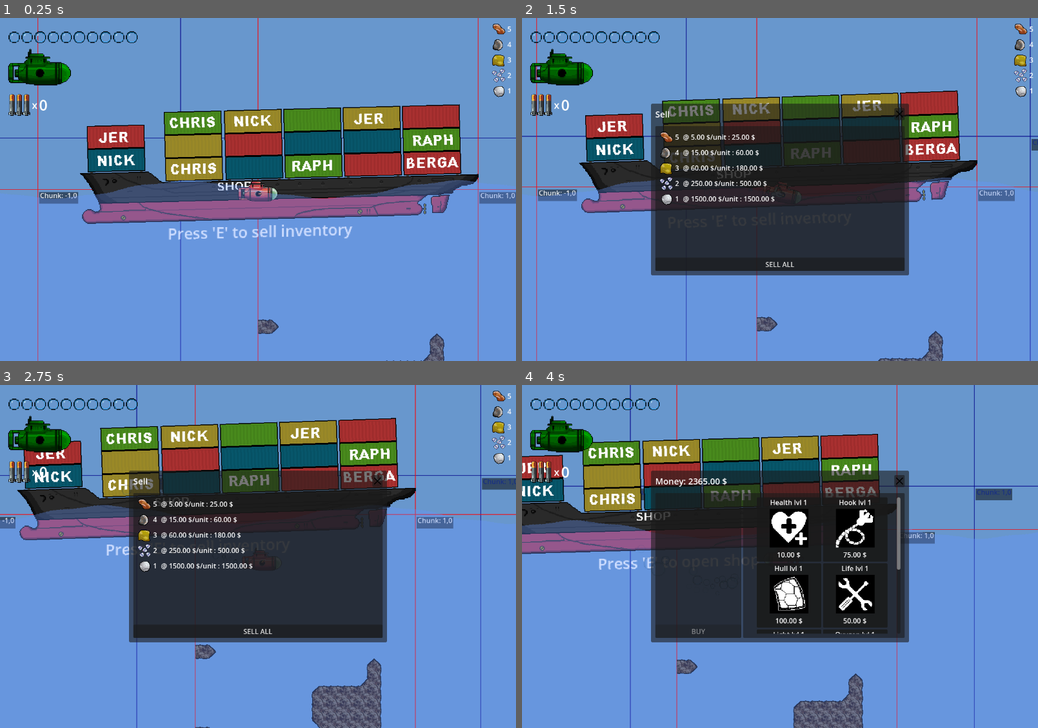
Above: before the commit, frames 1-4 (two rows, left to right).
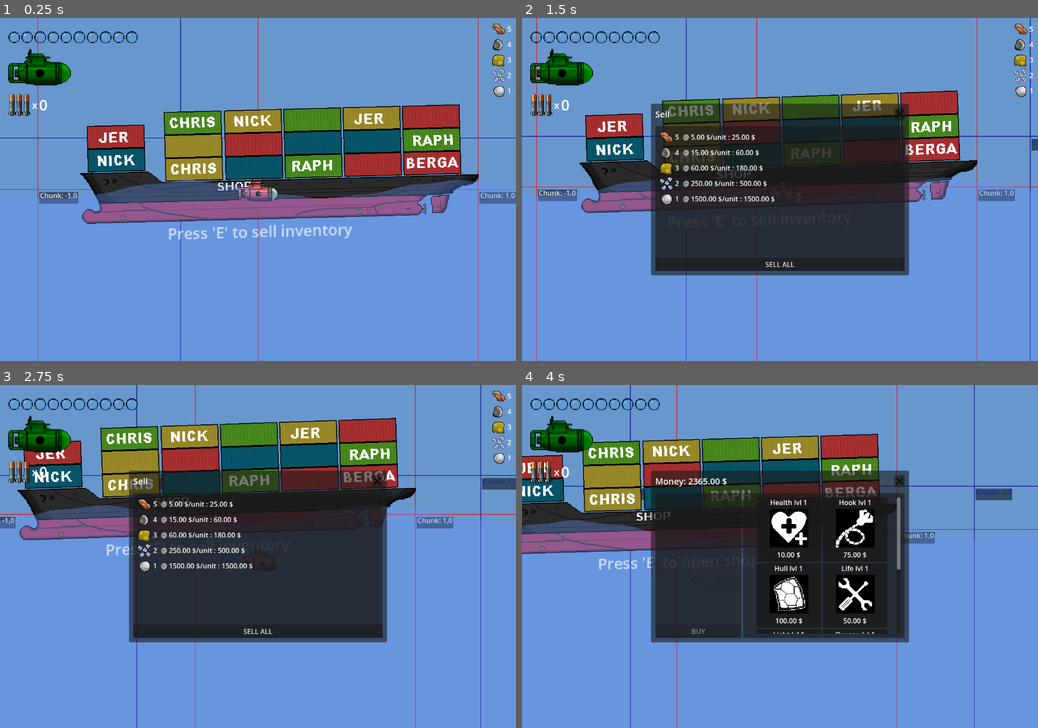
Above: after the commit, the same moments.

Repository: misterbamboo/ld57
Game: Godot game, scene res://MainGame.tscn
Same seed, same stepped clock (60 frames per second), same inputs: the game is played once before the commit and once after it.
Inputs (mouse positions are in pixels of both pictures, inside the frame that each line leads up to):
- Up to frame 1 (0.25 s): no input
- Up to frame 2 (1.5 s): tap E at 0.5, 1.25 s; move the mouse to (893, 172) at 0.52 s; hold Right (sub_right) 0.53-1.28 s; click (893, 172) at 0.6 s; move the mouse to (676, 206) at 1.27 s; hold Down (sub_down) from 1.28 s (still down); tap R at 1.35 s
- Up to frame 3 (2.75 s): tap E at 2, 2.1 s; move the mouse to (309, 481) at 2.02 s; release Down (sub_down) at 2.03 s; hold Right (sub_right) from 2.03 s (still down)
- Up to frame 4 (4 s): tap E at 2.75, 3.5 s; move the mouse to (754, 625) at 2.77 s; release Right (sub_right) at 2.78 s; hold Up (sub_up) 2.78-3.53 s; click (754, 625) at 2.85 s; move the mouse to (934, 607) at 3.52 s; hold Left (sub_left) from 3.53 s (still down); tap R at 3.6 s

The runs differ from the first frame. In frame 1, 0.4% of the frame differs, in the area x 50-87%, y 87-100%; in frame 2, 0.5%; in frame 3, 2.0%, in the area x 37-74%, y 75-100%; in frame 4, 1.4%.

Commit message:
feat: Merge NEW noise generator

Diff:
--- a/src/godotproject/Map/NoiseGen/NoiseGen.gd
+++ b/src/godotproject/Map/NoiseGen/NoiseGen.gd
@@ -87,6 +87,19 @@
 	for noiseGenLayer in _noiseGenLayers:
 		_noises.append(noiseGenLayer.toNoise())
 
+func get_noise_terrain_value(x: float, y: float) -> float:
+	var noise := _noises[0] ## first layer is always terrain
+	var value = noise.get_noise_2d(x, y)
+	value = (value + 1.0) / 2.0 # between -1 and 1 (clamp it in 0-1 range)
+	var layer := _noiseGenLayers[0]
+	var curve := _get_curve_from_layer_index(0)
+	var curveVal = curve.sample(y)
+	value = curveVal * value
+	value = clamp(value, 0.0, 1.0)
+	if layer.BreakPointActive:
+		value = 0 if value < layer.BreakPoint else 1
+	return value
+
 func get_noise_color(x: float, y: float) -> Color:
 	var best_color: Color = Color(0, 0, 0)
 	var color_in_first_layer: bool = false
--- a/src/godotproject/Map/NoiseGen/NoiseGenLayer.gd
+++ b/src/godotproject/Map/NoiseGen/NoiseGenLayer.gd
@@ -38,7 +38,7 @@
 @export var BreakPoint: float
 
 func _init() -> void:
-	pass
+	randomize()
 
 func _save_to_disk():
 	ResourceSaver.save(self, "res://Map/NoiseGen/Layers/" + Name + ".tres")
@@ -46,7 +46,8 @@
 func toNoise() -> FastNoiseLite:
 	var noise := FastNoiseLite.new()
 	noise.noise_type = FastNoiseLite.TYPE_PERLIN
-	noise.seed = Seed
+	noise.seed = Seed # defined seed
+	noise.seed = int(randf() * 100000)
 	noise.frequency = Frequency
 	noise.fractal_octaves = FractalOctaves
 	noise.fractal_lacunarity = FractalLacunarity
--- a/src/godotproject/Map/map_generator.gd
+++ b/src/godotproject/Map/map_generator.gd
@@ -222,21 +222,7 @@
 		push_warning("MapGenerator found multiple renderer nodes. Only the first one will be used.")
 
 func _setup_default_noise_params():
-	# First layer - main terrain structure
-	var seed_1 = randf() * 100000
-	noise_generator.set_noise_params(0, 1.00, 6.50, seed_1, 0.18, 7.40, 0.87, 0.58)
-
-	# Second layer - detail and variation
-	var seed_2 = randf() * 100000
-	noise_generator.set_noise_params(1, 0.50, 37.5, seed_2, 0.11, 7.00, 0.65, 0.01)
-
-	# Third layer - subtle noise
-	var seed_3 = randf() * 100000
-	noise_generator.set_noise_params(2, 1.00, 0.00, seed_3, 0.12, 0.00, 0.00, 0.00)
-
-	# Fourth and fifth layers (unused by default)
-	noise_generator.set_noise_params(3, 0.00, 0.00, 0.00, 0.00, 0.00, 0.00, 0.00)
-	noise_generator.set_noise_params(4, 0.00, 0.00, 0.00, 0.00, 0.00, 0.00, 0.00)
+	pass
 
 func _input(event):
 	if Engine.is_editor_hint():
--- a/src/godotproject/Map/map_renderer.gd
+++ b/src/godotproject/Map/map_renderer.gd
@@ -2,4 +2,4 @@
 
 # Function signature for 2D map generation
 func render_map(_square_generator: MarchingSquaresGenerator, _x_from: int, _x_to: int, _y_from: int, _y_to: int):
-    pass # Abstract method
+	pass # Abstract method
--- a/src/godotproject/Map/marching_squares_generator.gd
+++ b/src/godotproject/Map/marching_squares_generator.gd
@@ -4,54 +4,54 @@
 var threshold: float = 0.1
 
 func _init(noise_gen: NoiseGenerator, threshold_value: float = 0.1):
-    noise_generator = noise_gen
-    threshold = threshold_value
+	noise_generator = noise_gen
+	threshold = threshold_value
 
 func get_square_value(x: int, y: int) -> int:
-    var val = 0
-    if get_square_filled(x + 0, y + 0): val |= 1  # top-left
-    if get_square_filled(x + 1, y + 0): val |= 2  # top-right
-    if get_square_filled(x + 1, y + 1): val |= 4  # bottom-right
-    if get_square_filled(x + 0, y + 1): val |= 8  # bottom-left
-    return val
+	var val = 0
+	if get_square_filled(x + 0, y + 0): val |= 1  # top-left
+	if get_square_filled(x + 1, y + 0): val |= 2  # top-right
+	if get_square_filled(x + 1, y + 1): val |= 4  # bottom-right
+	if get_square_filled(x + 0, y + 1): val |= 8  # bottom-left
+	return val
 
 func get_square_filled(x: float, y: float) -> bool:
-    var value = noise_generator.get_noise_value_at(x, y)
-    return true if value >= threshold else false
+	var value = noise_generator.get_noise_value_at(x, y)
+	return true if value >= threshold else false
 
 func generate_polygon_points(x: int, y: int, cell_size: int) -> Array:
-    var square_type = get_square_value(x, y)
-    if square_type == 0:
-        return []
+	var square_type = get_square_value(x, y)
+	if square_type == 0:
+		return []
 
-    var pos = Vector2(x, y) * cell_size
+	var pos = Vector2(x, y) * cell_size
 
-    var top_left     = pos
-    var top_right    = pos + Vector2(cell_size, 0)
-    var bottom_right = pos + Vector2(cell_size, cell_size)
-    var bottom_left  = pos + Vector2(0, cell_size)
+	var top_left     = pos
+	var top_right    = pos + Vector2(cell_size, 0)
+	var bottom_right = pos + Vector2(cell_size, cell_size)
+	var bottom_left  = pos + Vector2(0, cell_size)
 
-    var center_top    = pos + Vector2(cell_size * 0.5, 0)
-    var center_right  = pos + Vector2(cell_size, cell_size * 0.5)
-    var center_bottom = pos + Vector2(cell_size * 0.5, cell_size)
-    var center_left   = pos + Vector2(0, cell_size * 0.5)
+	var center_top    = pos + Vector2(cell_size * 0.5, 0)
+	var center_right  = pos + Vector2(cell_size, cell_size * 0.5)
+	var center_bottom = pos + Vector2(cell_size * 0.5, cell_size)
+	var center_left   = pos + Vector2(0, cell_size * 0.5)
 
-    match square_type:
-        0: return []
-        1: return [top_left, center_top, center_left]
-        2: return [center_top, top_right, center_right]
-        3: return [top_left, top_right, center_right, center_left]
-        4: return [center_right, bottom_right, center_bottom]
-        5: return [top_left, center_top, center_right, bottom_right, center_bottom, center_left]
-        6: return [center_top, top_right, bottom_right, center_bottom]
-        7: return [top_left, top_right, bottom_right, center_bottom, center_left]
-        8: return [center_left, center_bottom, bottom_left]
-        9: return [top_left, center_top, center_bottom, bottom_left]
-        10: return [center_top, top_right, center_right, center_bottom, bottom_left, center_left]
-        11: return [top_left, top_right, center_right, center_bottom, bottom_left]
-        12: return [center_left, center_right, bottom_right, bottom_left]
-        13: return [top_left, center_top, center_right, bottom_right, bottom_left]
-        14: return [center_top, top_right, bottom_right, bottom_left, center_left]
-        15: return [top_left, top_right, bottom_right, bottom_left]
+	match square_type:
+		0: return []
+		1: return [top_left, center_top, center_left]
+		2: return [center_top, top_right, center_right]
+		3: return [top_left, top_right, center_right, center_left]
+		4: return [center_right, bottom_right, center_bottom]
+		5: return [top_left, center_top, center_right, bottom_right, center_bottom, center_left]
+		6: return [center_top, top_right, bottom_right, center_bottom]
+		7: return [top_left, top_right, bottom_right, center_bottom, center_left]
+		8: return [center_left, center_bottom, bottom_left]
+		9: return [top_left, center_top, center_bottom, bottom_left]
+		10: return [center_top, top_right, center_right, center_bottom, bottom_left, center_left]
+		11: return [top_left, top_right, center_right, center_bottom, bottom_left]
+		12: return [center_left, center_right, bottom_right, bottom_left]
+		13: return [top_left, center_top, center_right, bottom_right, bottom_left]
+		14: return [center_top, top_right, bottom_right, bottom_left, center_left]
+		15: return [top_left, top_right, bottom_right, bottom_left]
 
-    return []
+	return []
--- a/src/godotproject/Map/noise_generator.gd
+++ b/src/godotproject/Map/noise_generator.gd
@@ -1,71 +1,12 @@
 class_name NoiseGenerator
 
-var _noiseLayers: Array[FastNoiseLite] = []
-var noise_weight: Array[float] = []
-var noise_y_gradient: Array[float] = []
-var noise_seed: Array[float] = []
-var noise_frequency: Array[float] = []
-var noise_fractal_octaves: Array[float] = []
-var noise_fractal_lacunarity: Array[float] = []
-var noise_fractal_gain: Array[float] = []
-
 func _init(layer_count: int = 5):
-	for i in range(layer_count):
-		_noiseLayers.append(FastNoiseLite.new())
-		noise_weight.append(0.0)
-		noise_y_gradient.append(0.0)
-		noise_seed.append(0.0)
-		noise_frequency.append(0.0)
-		noise_fractal_octaves.append(0.0)
-		noise_fractal_lacunarity.append(0.0)
-		noise_fractal_gain.append(0.0)
-
-func set_noise_params(layer_index: int, weight: float, y_gradient: float,
-					 seed_value: float, frequency: float,
-					 fractal_octaves: float, fractal_lacunarity: float,
-					 fractal_gain: float):
-	# Set noise parameters for a specific layer
-	noise_weight[layer_index] = weight
-	noise_y_gradient[layer_index] = y_gradient
-	noise_seed[layer_index] = seed_value
-	noise_frequency[layer_index] = frequency
-	noise_fractal_octaves[layer_index] = fractal_octaves
-	noise_fractal_lacunarity[layer_index] = fractal_lacunarity
-	noise_fractal_gain[layer_index] = fractal_gain
+	NoiseGenService.loadAll()
+	pass
 
 func get_noise_value_at(x: float, y: float) -> float:
 	if ExplosionMap.hasExploded(Vector2i(x, y)):
 		return 0
 
-	# Get blended noise value for coordinates
-	var blended_value: float = 0
-	for i in range(_noiseLayers.size()):
-		var val = _get_noise_value_at_layer(i, x, y)
-		var weight = noise_weight[i]
-		var weighted_value = val * weight
-		if blended_value == 0:
-			blended_value = weighted_value
-		elif weighted_value > 0:
-			blended_value *= weighted_value
-	return blended_value
-
-func _get_noise_value_at_layer(layer_index: int, x: float, y: float) -> float:
-	# Implementation from original code
-	var noise = _get_noise(layer_index)
-	var raw_value = noise.get_noise_2d(x, y)
-	var y_gradient = noise_y_gradient[layer_index]
-	if y_gradient <= 0:
-		return raw_value
-	else:
-		var percent = y / y_gradient
-		return raw_value * percent
-
-func _get_noise(layer_index: int) -> FastNoiseLite:
-	# Configure and return noise layer
-	_noiseLayers[layer_index].seed = noise_seed[layer_index]
-	_noiseLayers[layer_index].noise_type = FastNoiseLite.TYPE_PERLIN
-	_noiseLayers[layer_index].frequency = noise_frequency[layer_index]
-	_noiseLayers[layer_index].fractal_octaves = noise_fractal_octaves[layer_index]
-	_noiseLayers[layer_index].fractal_lacunarity = noise_fractal_lacunarity[layer_index]
-	_noiseLayers[layer_index].fractal_gain = noise_fractal_gain[layer_index]
-	return _noiseLayers[layer_index]
+	var value := NoiseGenService.get_noise_terrain_value(x, y)
+	return value
Not shown: 2 places in src/godotproject/MainGame.tscn that only renumber resources
Not shown: 1 places in src/godotproject/Submarine/submarine.tscn that only renumber resources
